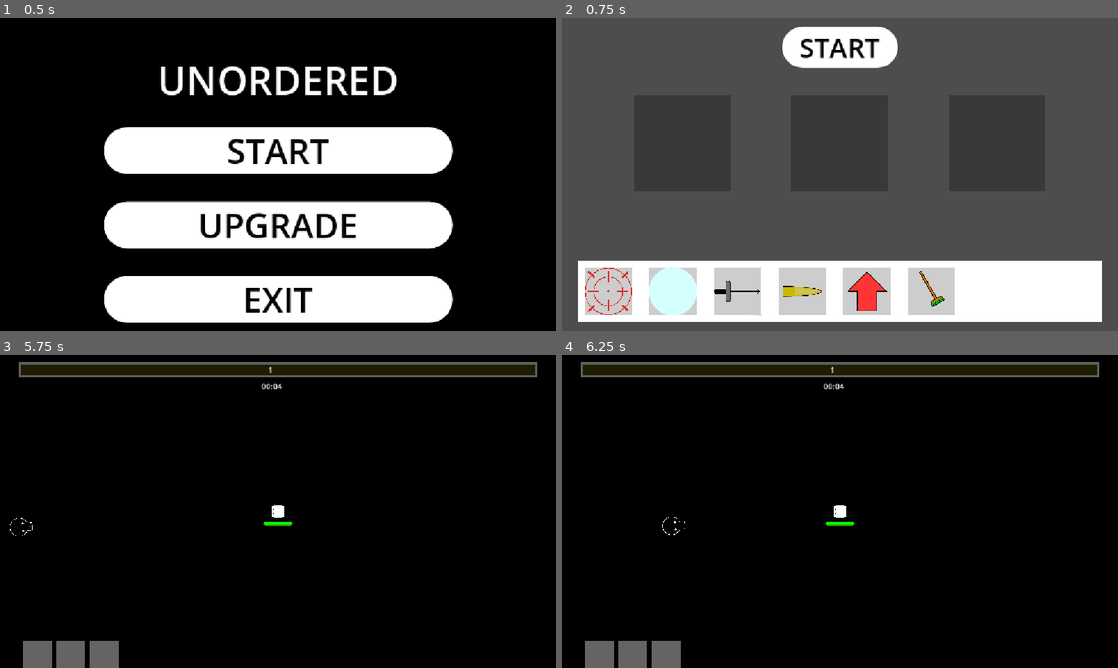
Above: before the commit, frames 1-4 (two rows, left to right).
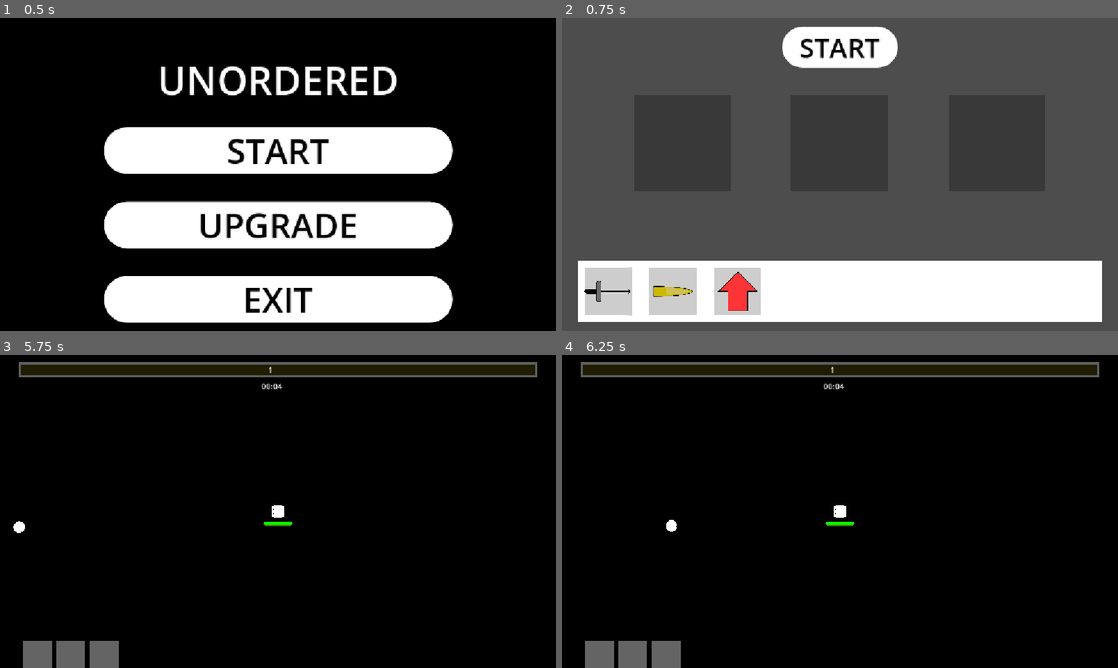
Above: after the commit, the same moments.

Repository: YamatoRyukyu/Unordered
Game: Godot game, scene res://Scenes/GameSequence/title.tscn
Same seed, same stepped clock (60 frames per second), same inputs: the game is played once before the commit and once after it.
Inputs (mouse positions are in pixels of both pictures, inside the frame that each line leads up to):
- Up to frame 1 (0.5 s): no input
- Up to frame 2 (0.75 s): click "START" at 0.5 s
- Up to frame 3 (5.75 s): click "START" at 1.25 s; tap Enter at 2, 3.5, 5 s; move the mouse to (400, 495) at 2.02 s; hold Right (move_right) 2.03-2.78 s; tap Space at 2.75, 4.25 s; move the mouse to (166, 527) at 2.77 s; hold Down (move_down) 2.78-3.53 s; move the mouse to (333, 442) at 3.52 s; hold Right (move_right) 3.53-4.28 s; move the mouse to (250, 574) at 4.27 s; hold Up (move_up) 4.28-5.03 s; move the mouse to (444, 558) at 5.02 s; hold Left (move_left) from 5.03 s (still down)
- Up to frame 4 (6.25 s): keep holding Left (move_left); move the mouse to (673, 464) at 5.77 s

Frame 1 is identical in both runs. In frame 2, 5.7% of the frame differs, in the area x 4-71%, y 79-96%; in frame 3, less than 0.1%; in frame 4, less than 0.1%.

Commit message:
[feature]Action unlock system and unlocked by knockout enemy

Diff:
--- a/Datas/Action_Data.gd
+++ b/Datas/Action_Data.gd
@@ -4,5 +4,4 @@
 @export var icon: Texture2D
 @export var name:String
 @export var action_scene:PackedScene
-@export var is_unlocked:bool
 @export var description:String
--- a/Datas/SaveData.gd
+++ b/Datas/SaveData.gd
@@ -4,32 +4,17 @@
 
 @export var upgrade_resource: int =0
 
-@export var action_resources: Array[Dictionary] =[
-	{
-		"path": "res://Scenes/ActionDatas/Bomb/Bomb.tres",
-		"is_unlocked": true
-	},
-	{
-		"path": "res://Scenes/ActionDatas/Canon/canon.tres",
-		"is_unlocked": true
-	},
-	{
-		"path": "res://Scenes/ActionDatas/SwingSword/sword.tres",
-		"is_unlocked": true
-	},
-	{
-		"path": "res://Scenes/ActionDatas/Bullet/bullet.tres",
-		"is_unlocked": true
-	},
-	{
-		"path": "res://Scenes/ActionDatas/Buff/buff.tres",
-		"is_unlocked": true
-	},
-	{
-		"path": "res://Scenes/ActionDatas/Broom/broom.tres",
-		"is_unlocked": true
-	}
+@export var action_resources_path: Array[String] =[
+	"res://Scenes/ActionDatas/Bomb/Bomb.tres",
+	"res://Scenes/ActionDatas/Canon/canon.tres",
+	"res://Scenes/ActionDatas/SwingSword/sword.tres",
+	"res://Scenes/ActionDatas/Bullet/bullet.tres",
+	"res://Scenes/ActionDatas/Buff/buff.tres",
+	"res://Scenes/ActionDatas/Broom/broom.tres",
 ]
+
+@export var action_resource_dicts: Array[Dictionary]
+#path, name, is_unlocked
 
 @export var upgrades: Dictionary ={
 	"health" :1,
@@ -37,13 +22,30 @@
 	"speed": 1,
 }
 
-func init_action_resources_lock():
-	for dict in action_resources:
-		var action_resource: ActionData =load(dict["path"])
-		action_resource.is_unlocked =dict["is_unlocked"]
 
-func unlock_action(action_path: String):
-	for action in action_resources:
-		if action["path"] == action_path:
+func init_action_dictionary():
+	action_resource_dicts.clear()
+	for path in action_resources_path:
+		var dict: Dictionary =ActionResourceDict.name_from_path(path)
+		action_resource_dicts.append(dict)
+
+func is_action_unlocked(action_name: String) -> bool:
+	for action in action_resource_dicts:
+		if action.name == action_name:
+			return action.is_unlocked
+	return false
+
+func unlock_action(action_name: String):
+	for action in action_resource_dicts:
+		if action["name"] == action_name:
 			action["is_unlocked"] =true
+			print(action.name,"unlocked")
 			return
+	return
+
+func lock_acion(action_name: String):
+	for action in action_resource_dicts:
+		if action["name"] == action_name:
+			action["is_unlocked"] =false
+			return
+	return
--- /dev/null
+++ b/Datas/action_resource_dict.gd
@@ -0,0 +1,12 @@
+class_name ActionResourceDict
+
+static func name_from_path(got_path: String) ->Dictionary:
+	var action_resource: ActionData =load(got_path)
+	if not action_resource:
+		return {"path": got_path, "name": "Error", "is_unlocked": false}
+
+	return{
+		"path": got_path,
+		"name": action_resource.name,
+		"is_unlocked": false
+	}
--- a/Scenes/ActionDatas/Bomb/Bomb.tres
+++ b/Scenes/ActionDatas/Bomb/Bomb.tres
@@ -7,7 +7,6 @@
 [resource]
 script = ExtResource("1_o3sx8")
 icon = ExtResource("2_baep5")
-name = "Bomb"
+name = "bomb"
 action_scene = ExtResource("1_kybom")
-is_unlocked = true
 metadata/_custom_type_script = "uid://cqwhybigt83k6"
--- a/Scenes/ActionDatas/Broom/broom.tres
+++ b/Scenes/ActionDatas/Broom/broom.tres
@@ -9,5 +9,4 @@
 icon = ExtResource("2_7dvhf")
 name = "broom"
 action_scene = ExtResource("1_f2ktd")
-is_unlocked = true
 metadata/_custom_type_script = "uid://cqwhybigt83k6"
--- a/Scenes/ActionDatas/Buff/buff.tres
+++ b/Scenes/ActionDatas/Buff/buff.tres
@@ -9,5 +9,4 @@
 icon = ExtResource("2_r0071")
 name = "buff"
 action_scene = ExtResource("1_07t6b")
-is_unlocked = true
 metadata/_custom_type_script = "uid://cqwhybigt83k6"
--- a/Scenes/ActionDatas/Bullet/bullet.tres
+++ b/Scenes/ActionDatas/Bullet/bullet.tres
@@ -7,6 +7,6 @@
 [resource]
 script = ExtResource("1_as3c0")
 icon = ExtResource("2_4bkgf")
+name = "bullet"
 action_scene = ExtResource("1_wvtrd")
-is_unlocked = true
 metadata/_custom_type_script = "uid://cqwhybigt83k6"
--- a/Scenes/ActionDatas/Canon/canon.tres
+++ b/Scenes/ActionDatas/Canon/canon.tres
@@ -7,7 +7,6 @@
 [resource]
 script = ExtResource("1_1rkpc")
 icon = ExtResource("2_sklxk")
-name = "Canon"
+name = "canon"
 action_scene = ExtResource("1_wbip4")
-is_unlocked = true
 metadata/_custom_type_script = "uid://cqwhybigt83k6"
--- a/Scenes/ActionDatas/SwingSword/sword.tres
+++ b/Scenes/ActionDatas/SwingSword/sword.tres
@@ -9,5 +9,4 @@
 icon = ExtResource("2_eocst")
 name = "sword"
 action_scene = ExtResource("1_woxiv")
-is_unlocked = true
 metadata/_custom_type_script = "uid://cqwhybigt83k6"
--- a/Scenes/ActionDatas/SwingSword/sword.tscn
+++ b/Scenes/ActionDatas/SwingSword/sword.tscn
@@ -12,7 +12,10 @@
 collision_layer = 8
 collision_mask = 4
 script = ExtResource("2_ayi66")
-base_attack_damage = 1.0
+base_attack_damage = 3.0
+base_buff_amount = 1.0
+base_attack_distance = 3000.0
+base_attack_rotation = 45
 attack_speed = 500.0
 knockback_force = 3000.0
 
--- a/Scenes/Enemys/Bomber/bomber.tscn
+++ b/Scenes/Enemys/Bomber/bomber.tscn
@@ -34,10 +34,11 @@
 turbulence_enabled = true
 
 [node name="EnemyBase" instance=ExtResource("1_uhmw8")]
-scale = Vector2(0.1, 0.1)
+scale = Vector2(0.3, 0.3)
 script = ExtResource("2_pcwj2")
 base_power = 50.0
-speed = 50.0
+speed = 500.0
+unlock_action_name = "bomb"
 
 [node name="CollisionShape2D" parent="." index="0"]
 shape = SubResource("CircleShape2D_pcwj2")
--- a/Scenes/Enemys/EnemyBase/enemy_base.gd
+++ b/Scenes/Enemys/EnemyBase/enemy_base.gd
@@ -1,11 +1,13 @@
 class_name EnemyBase
 extends CharacterBody2D
 
-@export var base_max_health: float =10.0
+@export var base_max_health: float =1.0
 @export var base_power: float =5.0
 @export var speed: float =150.0
 @export var fricion: float =0.1
 @export var xp_amount: int =1
+
+@export var unlock_action_name: String =""
 
 var health: float
 var knockback_velocity: Vector2 =Vector2.ZERO
@@ -57,6 +59,9 @@
 func _process_attack(delta: float) -> void:
 	pass
 
+func unlock_action() -> void:
+	GameManager.unlock_action(unlock_action_name)
+
 func take_damage(damage: float) ->void:
 	health -= damage
 	_damage_timer_setting(damage)
@@ -65,6 +70,7 @@
 		die()
 
 func die() ->void:
+	unlock_action()
 	if exp_manager:
 		exp_manager.spawn(global_position, xp_amount)
 	queue_free()
--- a/Scenes/Enemys/Gunner/gunner.tscn
+++ b/Scenes/Enemys/Gunner/gunner.tscn
@@ -15,6 +15,7 @@
 scale = Vector2(0.3, 0.3)
 script = ExtResource("2_o63us")
 shoot_scene = ExtResource("3_vhq7k")
+unlock_action_name = "canon"
 
 [node name="CollisionShape2D" parent="." index="0"]
 shape = SubResource("CircleShape2D_o63us")
--- a/Scenes/GameSequence/survive_game.tscn
+++ b/Scenes/GameSequence/survive_game.tscn
@@ -70,7 +70,7 @@
 
 [node name="spawn_timer" type="Timer" parent="."]
 unique_name_in_owner = true
-wait_time = 1.8319999999999999
+wait_time = 1.832
 autostart = true
 
 [node name="HUD" type="CanvasLayer" parent="."]
--- a/Scenes/MobSpawner/mob_spawner.tscn
+++ b/Scenes/MobSpawner/mob_spawner.tscn
@@ -7,4 +7,4 @@
 
 [node name="MobSpawner" type="Node"]
 script = ExtResource("1_vcd78")
-enemy_scenes = Array[PackedScene]([ExtResource("4_mjxm6"), ExtResource("2_px85r"), ExtResource("3_mjxm6")])
+enemy_scenes = Array[PackedScene]([ExtResource("2_px85r"), ExtResource("3_mjxm6"), ExtResource("4_mjxm6")])
--- a/Scripts/PreparationActionSlot/deck_zone.gd
+++ b/Scripts/PreparationActionSlot/deck_zone.gd
@@ -10,7 +10,7 @@
 	option_scene =preload("res://Scenes/PrepareSlot/option.tscn")
 
 	var save_data =GameManager.save_res
-	for action in save_data.action_resources:
+	for action in save_data.action_resource_dicts:
 		if action["is_unlocked"]:
 			var resource = load(action["path"])
 			action_resources.append(resource)
@@ -18,11 +18,10 @@
 
 func instantiate_options() -> void:
 	for resource in action_resources:
-		if resource.is_unlocked:
-			var option_instance =option_scene.instantiate()
-			option_instance.action =resource
-			option_instance.texture =resource.icon
-			deck.add_child(option_instance)
+		var option_instance =option_scene.instantiate()
+		option_instance.action =resource
+		option_instance.texture =resource.icon
+		deck.add_child(option_instance)
 
 func _on_area_2d_area_entered(area: Area2D) -> void:
 	var option:Control =area.get_parent().get_parent().get_parent()
--- a/Scripts/Singletons/game_manager.gd
+++ b/Scripts/Singletons/game_manager.gd
@@ -23,7 +23,12 @@
 	last_level =0
 
 	load_save_data()
-	save_res.init_action_resources_lock()
+	save_res.init_action_dictionary()
+
+	save_res.unlock_action("bullet")
+	save_res.unlock_action("buff")
+	save_res.unlock_action("sword")
+
 	save_game_data()
 
 func load_title_scene():
@@ -47,6 +52,11 @@
 	else :
 		init_save_data()
 
+func unlock_action(name: String) -> void:
+	print(save_res.is_action_unlocked(name))
+	if not save_res.is_action_unlocked(name):
+		save_res.unlock_action(name)
+
 func save_game_data():
 	ResourceSaver.save(save_res, save_res_path)
 
--- a/Scripts/exp.gd
+++ b/Scripts/exp.gd
@@ -7,8 +7,9 @@
 	target = self
 
 func _physics_process(delta: float) -> void:
-	var direction = global_position.direction_to(target.global_position)
-	global_position += direction * move_speed * delta
+	if target:
+		var direction = global_position.direction_to(target.global_position)
+		global_position += direction * move_speed * delta
 
 func _on_body_entered(body: Node2D) -> void:
 	body.get_exp()
Not shown, added: Datas/action_resource_dict.gd.uid
